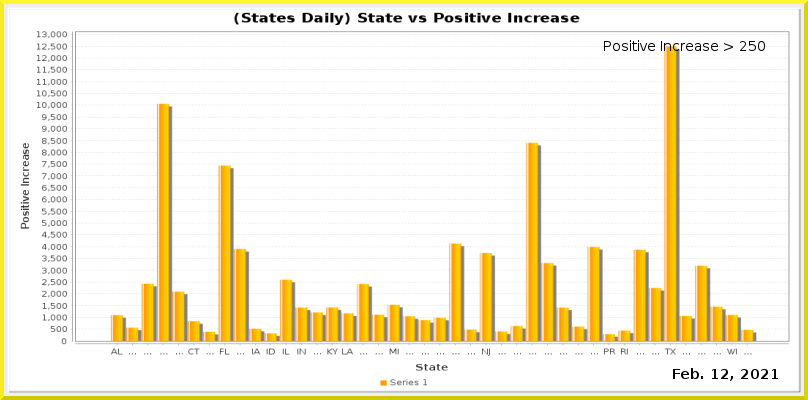
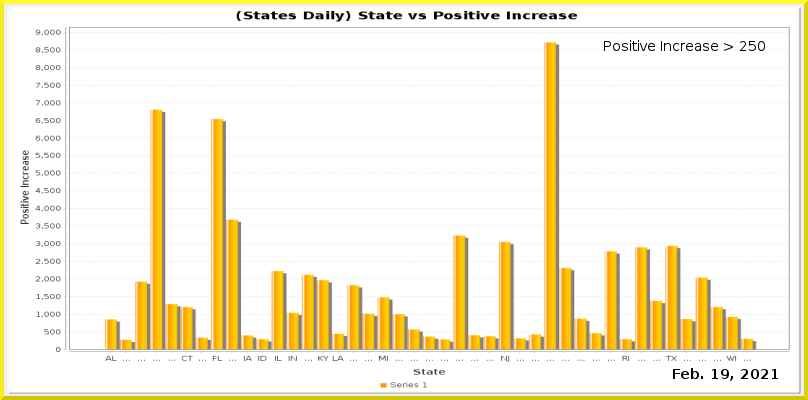
The second 808 × 400 image is a revision of the first. Changes to its layers:
painted on "Current Date" over [721, 369, 729, 379]
painted on "Date_vs_TestIncrease.png" over [7, 6, 801, 394]
